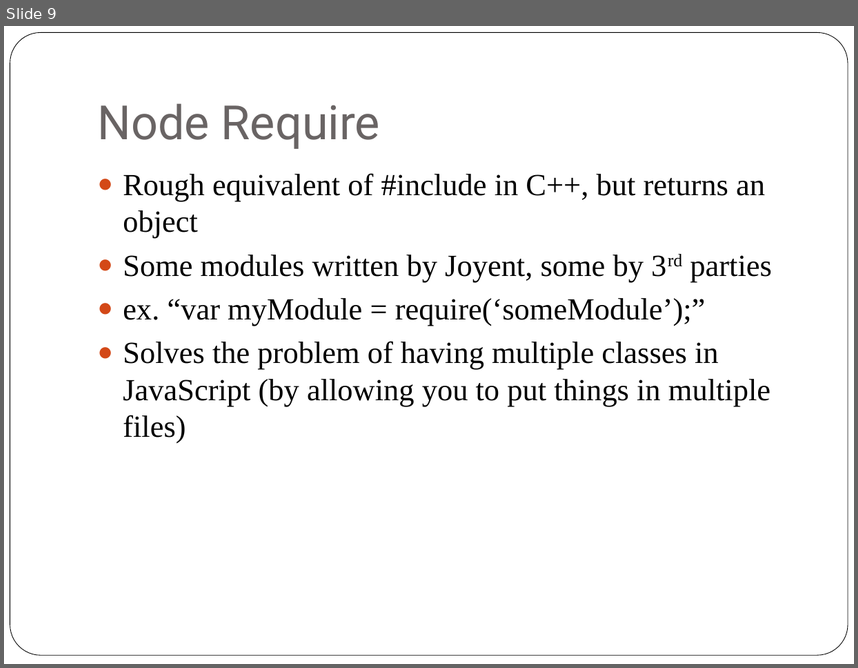
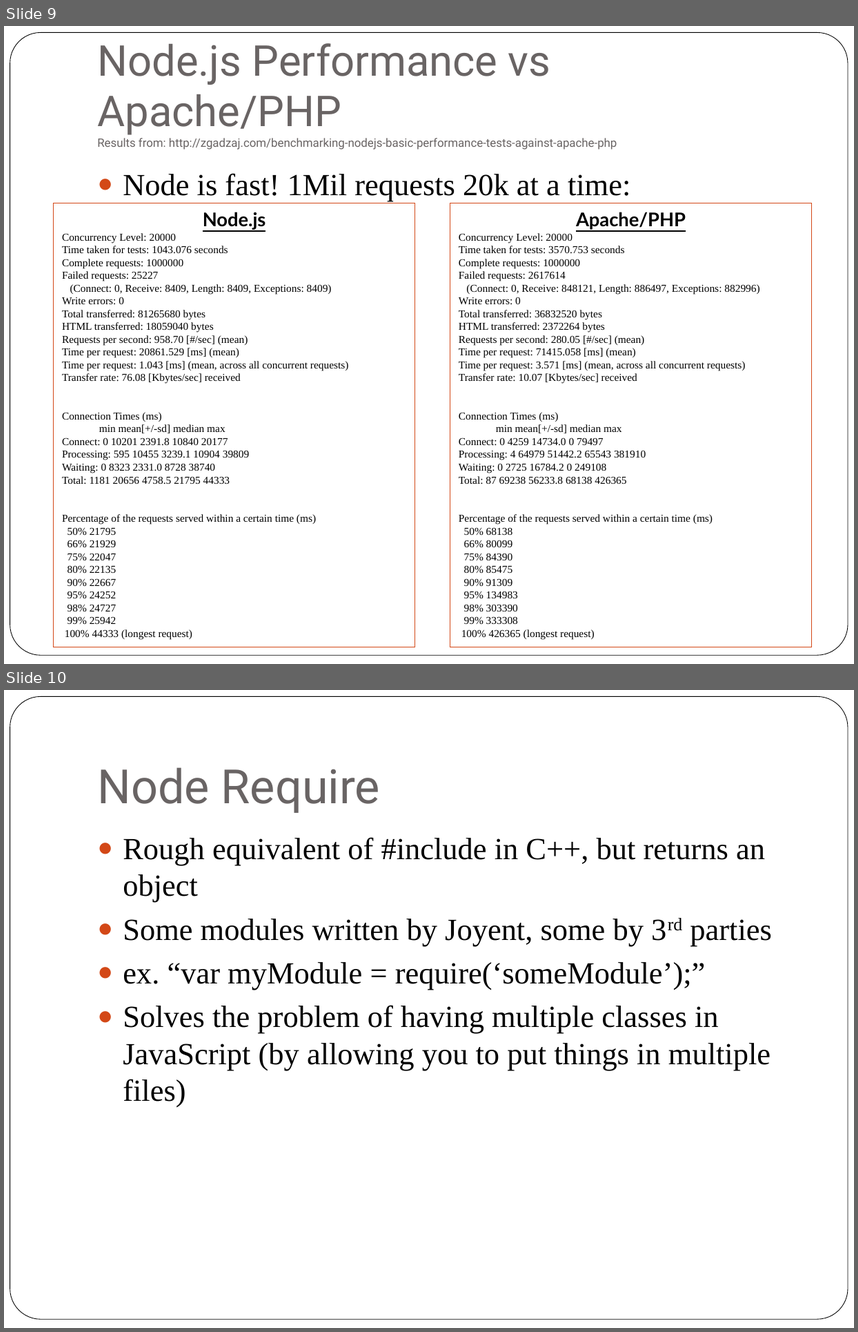
Before and after one commit to ZECTBynmo/SnackBot, a slide deck: SnackBot.pptx. Shown one above the other, each under a label of ours: slide 9 before the commit, slides 9 and 10 after it. The pictures are 858x668 and 858x1332 pixels, drawn with LibreOffice and Linux fonts; fonts in the diff are those of the drawing. Boxes give left, top, right and bottom in pixels: in the first picture for what was removed or moved away, otherwise in the second. Text is boxed around its words. In the diff, an @@ line names an element or a change of style, - is before the commit and + after.

```diff
--- a/SnackBot.pptx
+++ b/SnackBot.pptx
@@ slide 9 added at box(4, 26, 854, 664), background #FFFFFF; not listed: 1 template element that a slide beside it also shows @@
@@ title added at box(97, 43, 686, 230), 9.9 pt, text #696464 @@
+Node.js Performance vs Apache/PHP
+Results from: http://zgadzaj.com/benchmarking-nodejs-basic-performance-tests-against-apache-php
@@ text added at box(123, 173, 631, 201), 26 pt, text #000000 @@
+● Node is fast! 1Mil requests 20k at a time:
@@ rectangle added at box(53, 203, 415, 646), outline #D34817 0.75 pt, 9 pt, text #000000 @@
+Node.js
+Concurrency Level: 20000
+Time taken for tests: 1043.076 seconds
+Complete requests: 1000000
+Failed requests: 25227
+(Connect: 0, Receive: 8409, Length: 8409, Exceptions: 8409)
+Write errors: 0
+Total transferred: 81265680 bytes
+HTML transferred: 18059040 bytes
+Requests per second: 958.70 [#/sec] (mean)
+Time per request: 20861.529 [ms] (mean)
+Time per request: 1.043 [ms] (mean, across all concurrent requests)
+Transfer rate: 76.08 [Kbytes/sec] received
+Connection Times (ms)
+min mean[+/-sd] median max
+Connect: 0 10201 2391.8 10840 20177
+Processing: 595 10455 3239.1 10904 39809
+Waiting: 0 8323 2331.0 8728 38740
+Total: 1181 20656 4758.5 21795 44333
+Percentage of the requests served within a certain time (ms)
+50% 21795
+66% 21929
+75% 22047
+80% 22135
+90% 22667
+95% 24252
+98% 24727
+99% 25942
+100% 44333 (longest request)
@@ rectangle added at box(450, 203, 811, 646), outline #D34817 0.75 pt, 9 pt, text #000000 @@
+Apache/PHP
+Concurrency Level: 20000
+Time taken for tests: 3570.753 seconds
+Complete requests: 1000000
+Failed requests: 2617614
+(Connect: 0, Receive: 848121, Length: 886497, Exceptions: 882996)
+Write errors: 0
+Total transferred: 36832520 bytes
+HTML transferred: 2372264 bytes
+Requests per second: 280.05 [#/sec] (mean)
+Time per request: 71415.058 [ms] (mean)
+Time per request: 3.571 [ms] (mean, across all concurrent requests)
+Transfer rate: 10.07 [Kbytes/sec] received
+Connection Times (ms)
+min mean[+/-sd] median max
+Connect: 0 4259 14734.0 0 79497
+Processing: 4 64979 51442.2 65543 381910
+Waiting: 0 2725 16784.2 0 249108
+Total: 87 69238 56233.8 68138 426365
+Percentage of the requests served within a certain time (ms)
+50% 68138
+66% 80099
+75% 84390
+80% 85475
+90% 91309
+95% 134983
+98% 303390
+99% 333308
+100% 426365 (longest request)
@@ what was slide 9 is now slide 10 @@
```
Also in this commit, not shown: 7 slides changed, 7 other slides added, 1 slide removed.
